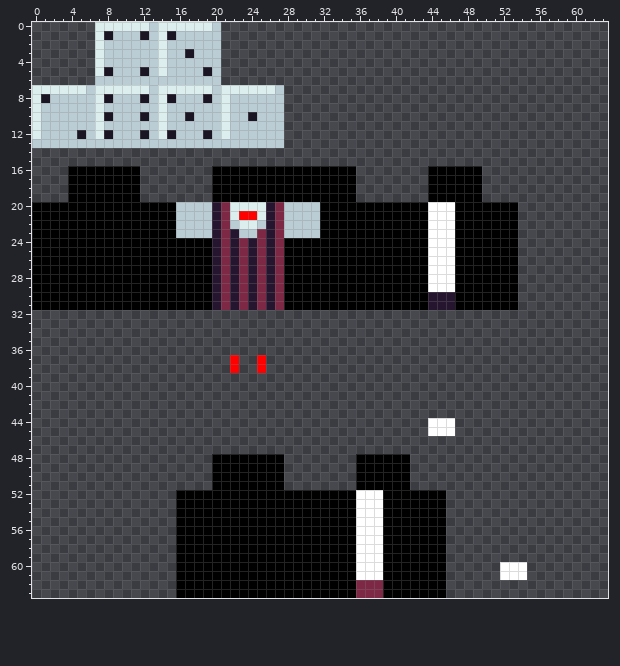
One commit to this pixel-art sprite: House/Skin.png. Above is the file before it was changed.
The file is 64x64 pixels.
The result:
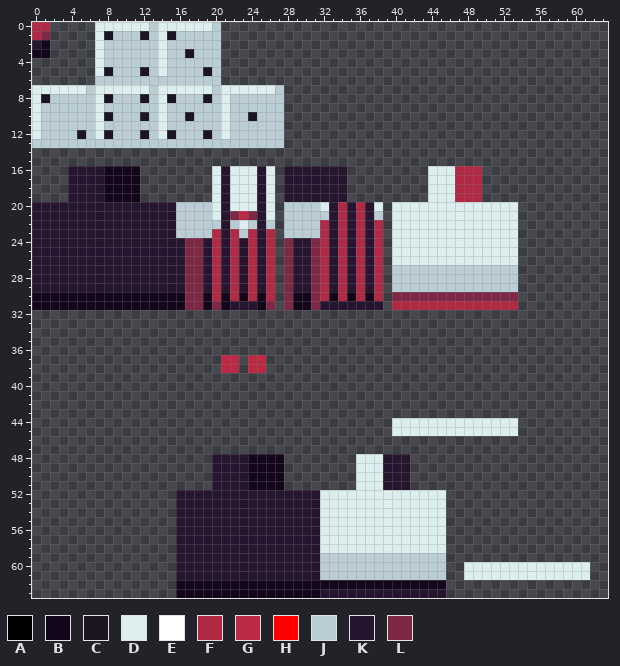
Palette (. is transparent): A #000000  B #13061a  C #1b1422  D #ddeeee  E #ffffff  F #b02945  G #bb2945  H #ff0000  J #bacdd5  K #26152e  L #7d2945
The edit:
Changed rows in their new state; - is an unchanged pixel.
first column x 0:
 0 FF
 1 FL
 2 KB
 3 BB
first column x 0:
16 ----KKKKBBBB--------DKDDDKD.KKKKKKK.--------DDDFFF----
17 ----KKKKBBBB--------DKDDDKD.KKKKKKK.--------DDDFFF----
18 ----KKKKBBBB--------DKDDDKD.KKKKKKK.--------DDDFFF----
19 ----KKKKBBBB--------DKDDDKD.KKKKKKK.--------DDDFFF----
20 KKKKKKKKKKKKKKKK----DK---KD.----DKFKFKD.DDDDDDDDDDDDDD
21 KKKKKKKKKKKKKKKK----DKLGLKD.----JKFKFKJ.DDDDDDDDDDDDDD
22 KKKKKKKKKKKKKKKK----JK--JKJ.----FKFKFKF.DDDDDDDDDDDDDD
23 KKKKKKKKKKKKKKKK----FKF-FKF.----FKFKFKF.DDDDDDDDDDDDDD
24 KKKKKKKKKKKKKKKKKLLKFKFKFKF.LKKLFKFKFKF.DDDDDDDDDDDDDD
25 KKKKKKKKKKKKKKKKKLLKFKFKFKF.LKKLFKFKFKF.DDDDDDDDDDDDDD
26 KKKKKKKKKKKKKKKKKLLKFKFKFKF.LKKLFKFKFKF.DDDDDDDDDDDDDD
27 KKKKKKKKKKKKKKKKKLLKFKFKFKF.LKKLFKFKFKF.JJJJJJJJJJJJJJ
28 KKKKKKKKKKKKKKKKKLLKFKFKFKF.LKKLFKFKFKF.JJJJJJJJJJJJJJ
29 KKKKKKKKKKKKKKKKKLLKFKFKFKF.LKKLFKFKFKF.JJJJJJJJJJJJJJ
30 BBBBBBBBBBBBBBBBBLLBFBFBFBF.LBBLFBFBFBF.LLLLLLLLLLLLLL
31 BBBBBBBBBBBBBBBBBLLBLB-K-BL.LBBLKKKKKKK.FFFFFFFFFFFFFF
first column x 21:
37 GG-GG
38 GG-GG
first column x 16:
44 ------------------------DDDDDDDDDDDDDD--------
45 ------------------------DDDDDDDDDDDDDD--------
48 ----KKKKBBBB--------DDDKKK--------------------
49 ----KKKKBBBB--------DDDKKK--------------------
50 ----KKKKBBBB--------DDDKKK--------------------
51 ----KKKKBBBB--------DDDKKK--------------------
52 KKKKKKKKKKKKKKKKDDDDDDDDDDDDDD----------------
53 KKKKKKKKKKKKKKKKDDDDDDDDDDDDDD----------------
54 KKKKKKKKKKKKKKKKDDDDDDDDDDDDDD----------------
55 KKKKKKKKKKKKKKKKDDDDDDDDDDDDDD----------------
56 KKKKKKKKKKKKKKKKDDDDDDDDDDDDDD----------------
57 KKKKKKKKKKKKKKKKDDDDDDDDDDDDDD----------------
58 KKKKKKKKKKKKKKKKDDDDDDDDDDDDDD----------------
59 KKKKKKKKKKKKKKKKJJJJJJJJJJJJJJ----------------
60 KKKKKKKKKKKKKKKKJJJJJJJJJJJJJJ--DDDDDDDDDDDDDD
61 KKKKKKKKKKKKKKKKJJJJJJJJJJJJJJ--DDDDDDDDDDDDDD
62 BBBBBBBBBBBBBBBBBBBBBBBBBBBBBB----------------
63 BBBBBBBBBBBBBBBBKKKKKKKKKKKKKK----------------
Boxes around the changes in both pictures, in picture pixels (x1, y1, x2, y2):
added: (32, 22, 50, 58)
changed: (32, 166, 518, 310)
changed: (221, 355, 266, 373)
changed: (176, 418, 590, 598)
